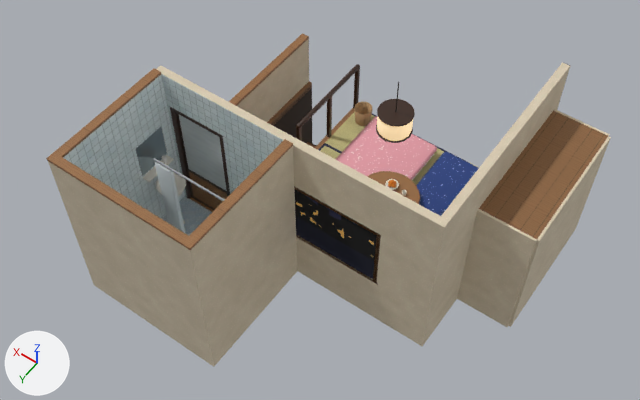
The glTF model public/models/dorm.glb as it was, and as the next commit left it.
Camera for both pictures: a camera (50 mm lens) standing at (-3.9, 6.35, 9.42) and looking at (0.04, 0.84, 0.76). Every picture has the same lights, and +X, +Y and +Z are marked at lower left. The picture after the commit comes second. Where no turn or scale is listed for an object, it has been applied to the vertices. Vertices at exactly the same position are counted once.

Names of what the first picture shows: 'Dorm', 'DormBathCut', 'DormBathDoor', 'DormBedding0', 'DormBedding1', 'DormLeftCut', 'DormTable' and 1 more.
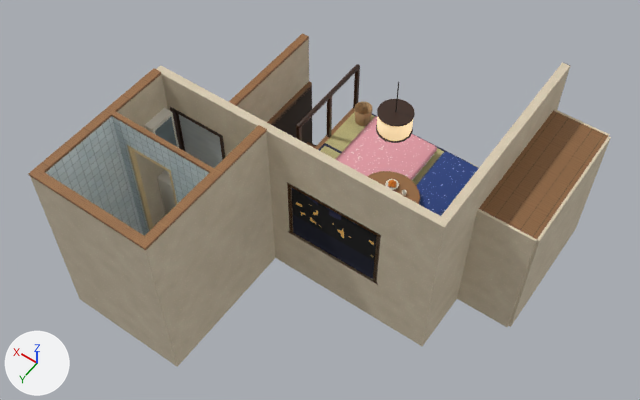
What changed in the scene script:
```text
Change me_dormfloorbasea:
    remove me_dormfloorbasea.from_pydata(...)  # 2931 vertices, 5242 faces; spans x -2.6..1.9, y -1.35..3.1, z -1.48..2.43
    add me_dormfloorbasea.from_pydata(...)  # 3590 vertices, 6388 faces; spans x -2.6..1.9, y -1.35..3.35, z -1.48..2.43
    me_dormfloorbasea part 1: a new loose piece, a box spanning x 0.296..1.904, y 3.246..3.354, z 2.4..2.43, in mat_dormwood (picture img_dorm_wood)
    me_dormfloorbasea part 2: a new loose piece, a box spanning x 0.296..0.404, y 1.45..3.246, z 2.4..2.43, in mat_dormwood (picture img_dorm_wood)
    me_dormfloorbasea part 3: a new loose piece, a box spanning x 0.3..1.9, y 3.25..3.35, z 0.0..2.4, in mat_dormplaster (picture img_dorm_plaster)
    me_dormfloorbasea part 4: the loose piece of 56 vertices spanning x 1.03..1.26, y 2.2..2.26, z 0.44..2.0 is scaled about its middle by (0.225, 0.829, 0.0368), then moved by (0.5, 0.99, -0.53), in mat_dormchrome (light grey #c9ccd0)
    me_dormfloorbasea part 5: the loose piece of 96 vertices spanning x 1.38..1.76, y 1.64..2.02, z 0.17..0.98 is rebuilt with 24 vertices and now spans x 1.48..1.8, y 1.5..1.84, z 0.18..0.95
    me_dormfloorbasea part 6: 21 loose pieces with 528 vertices, spanning x -0.05..1.9, y 1.45..3.1, z 0.0..2.43, are deleted
    me_dormfloorbasea part 7: 7 vertices moved from x 0.05..1.8, y 1.45..3.0, z 0.0..0.17 to x 0.4..1.8, y 1.45..2.9, z 0.0..0.17; 104 vertices removed from x -0.05..1.9, y 1.45..3.1, z 0.0..2.4; 1151 vertices added at x 0.3..1.8, y 1.45..3.25, z 0.0..2.4
    me_dormfloorbasea part 8: 12 faces spanning x 0.4..1.8, y 1.45..2.2, z 0.0..0.17 switch from mat_dormbathfloor (picture img_dorm_bathfloor) to mat_dormboards (picture img_dorm_boards)
    other edits to the shape of me_dormfloorbasea do not show in these pictures
    remove me_dormfloorbasea.materials.append(mat_dormcurtain)  # white #dfe6e8
    remove me_dormfloorbasea.materials.append(mat_dormtowel)  # beige #e8d6b8
    add me_dormfloorbasea.materials.append(mat_dormhinoki)  # picture img_dorm_hinoki
    add me_dormfloorbasea.materials.append(mat_dormmirror)  # grey #9fb0b8
    add me_dormfloorbasea.materials.append(mat_dormbottleb)  # cyan #9cc3cf
    add me_dormfloorbasea.materials.append(mat_dormcopper)  # brown #b06a3c
    add me_dormfloorbasea.materials.append(mat_dormwcslipper)  # greyish green #6f8f6c
Change me_dormbathrightwall:
    remove me_dormbathrightwall.from_pydata(...)  # 70 vertices, 116 faces; spans x 1.69..1.9, y 1.45..3.0, z 0.0..2.43
    add me_dormbathrightwall.from_pydata(...)  # 199 vertices, 336 faces; spans x 0.4..1.9, y 1.45..3.25, z 0.0..2.43
    me_dormbathrightwall part 9: the loose piece of 8 vertices spanning x 1.69..1.8, y 1.61..2.05, z 1.13..1.15 is scaled about its middle by (1.28, 0.00455, 113), then moved by (-0.01, 0.42, 0.13), in mat_dormbathwall (picture img_dorm_bathwall)
    me_dormbathrightwall part 10: a new loose piece, a box spanning x 0.404..1.796, y 2.196..2.254, z 2.4..2.43, in mat_dormwood (picture img_dorm_wood)
    me_dormbathrightwall part 11: a new loose piece, a box spanning x 1.02..1.05, y 2.196..2.254, z 0.0..1.975, in mat_dormhinoki (picture img_dorm_hinoki)
    me_dormbathrightwall part 12: a new loose piece, a box spanning x 1.63..1.66, y 2.196..2.254, z 0.0..1.975, in mat_dormhinoki (picture img_dorm_hinoki)
    me_dormbathrightwall part 13: a new loose piece, a box spanning x 1.02..1.66, y 2.196..2.254, z 1.975..2.025, in mat_dormhinoki (picture img_dorm_hinoki)
    me_dormbathrightwall part 14: a new loose piece, a box spanning x 1.68..1.8, y 1.5..1.84, z 1.22..1.89, in mat_dormbathfrp (white #efeadd)
    me_dormbathrightwall part 15: a new loose piece, a box spanning x 1.676..1.68, y 1.53..1.81, z 1.275..1.845, in mat_dormmirror (grey #9fb0b8)
    me_dormbathrightwall part 16: a new loose piece of 24 vertices spanning x 0.4..1.66, y 2.2..2.25, z 0.0..2.4
    me_dormbathrightwall part 17: a new loose piece of 15 vertices spanning x 1.66..1.8, y 2.2..3.25, z 0.0..2.4
    me_dormbathrightwall part 18: the loose piece of 8 vertices spanning x 1.79..1.8, y 1.61..2.05, z 1.17..1.67 is deleted
    me_dormbathrightwall part 19: 16 vertices removed from x 1.8..1.9, y 1.45..3.0, z 0.0..2.43; 8 vertices added at x 1.8..1.9, y 3.25, z 0.0..2.43
    other edits to the shape of me_dormbathrightwall do not show in these pictures
    remove me_dormbathrightwall.materials.append(mat_dormbottlew)  # white #f1efe8
    add me_dormbathrightwall.materials.append(mat_dormhinoki)  # picture img_dorm_hinoki
    add me_dormbathrightwall.materials.append(mat_dormfrosted)  # picture img_dorm_frosted
    add me_dormbathrightwall.materials.append(mat_dormchrome)  # light grey #c9ccd0
    add me_dormbathrightwall.materials.append(mat_dormtowel)  # beige #e8d6b8
```

What differs and where, as boxes (x1, y1, x2, y2) in the pictures (640 x 400 px; the box of a moved part takes in the faces that stretch with it):
'Dorm', reshaped
    before: (46, 33, 479, 367)
    after: (28, 33, 479, 367)
'DormBathCut', reshaped
    before: (55, 68, 185, 219)
    after: (37, 68, 214, 236)
part 1 of me_dormfloorbasea, added (brown)
    after: (28, 167, 153, 250)
part 2 of me_dormfloorbasea, added
    after: (145, 125, 267, 243)
part 3 of me_dormfloorbasea, added (brown)
    after: (30, 176, 183, 367)
part 4 of me_dormfloorbasea, moved or reshaped (not visible afterwards)
    before: (155, 162, 186, 234)
part 5 of me_dormfloorbasea, rebuilt
    before: (156, 172, 186, 224)
    after: (158, 171, 176, 215)
part 6 of me_dormfloorbasea, deleted (brown)
    before: (46, 139, 297, 361)
part 7 of me_dormfloorbasea, reshaped
    before: (48, 74, 283, 367)
    after: (153, 131, 275, 360)
part 8 of me_dormfloorbasea, recoloured
    before: (162, 196, 212, 236)
part 9 of me_dormbathrightwall, moved or reshaped
    before: (143, 155, 174, 182)
    after: (112, 117, 149, 236)
part 10 of me_dormbathrightwall, added
    after: (111, 111, 214, 173)
part 11 of me_dormbathrightwall, added (mostly hidden)
    after: (169, 173, 177, 205)
part 12 of me_dormbathrightwall, added (brown)
    after: (128, 148, 153, 231)
part 13 of me_dormbathrightwall, added
    after: (127, 145, 171, 173)
part 14 of me_dormbathrightwall, added
    after: (145, 108, 179, 148)
part 15 of me_dormbathrightwall, added
    after: (155, 117, 177, 147)
part 16 of me_dormbathrightwall, added
    after: (121, 122, 209, 204)
part 17 of me_dormbathrightwall, added
    after: (46, 116, 143, 235)
part 18 of me_dormbathrightwall, deleted
    before: (136, 127, 167, 177)
part 19 of me_dormbathrightwall, moved or reshaped
    before: (58, 72, 185, 219)
    after: (37, 72, 168, 226)
